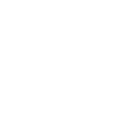
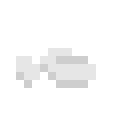
Layer changes from the first (128, 128) image to the second:
painted on "Layer 1" over box(16, 48, 96, 88)
